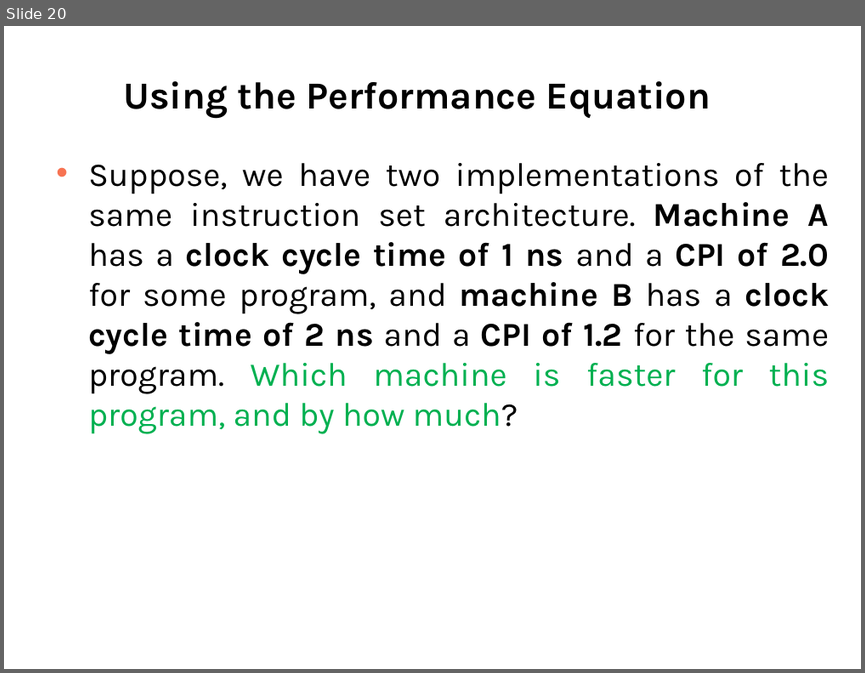
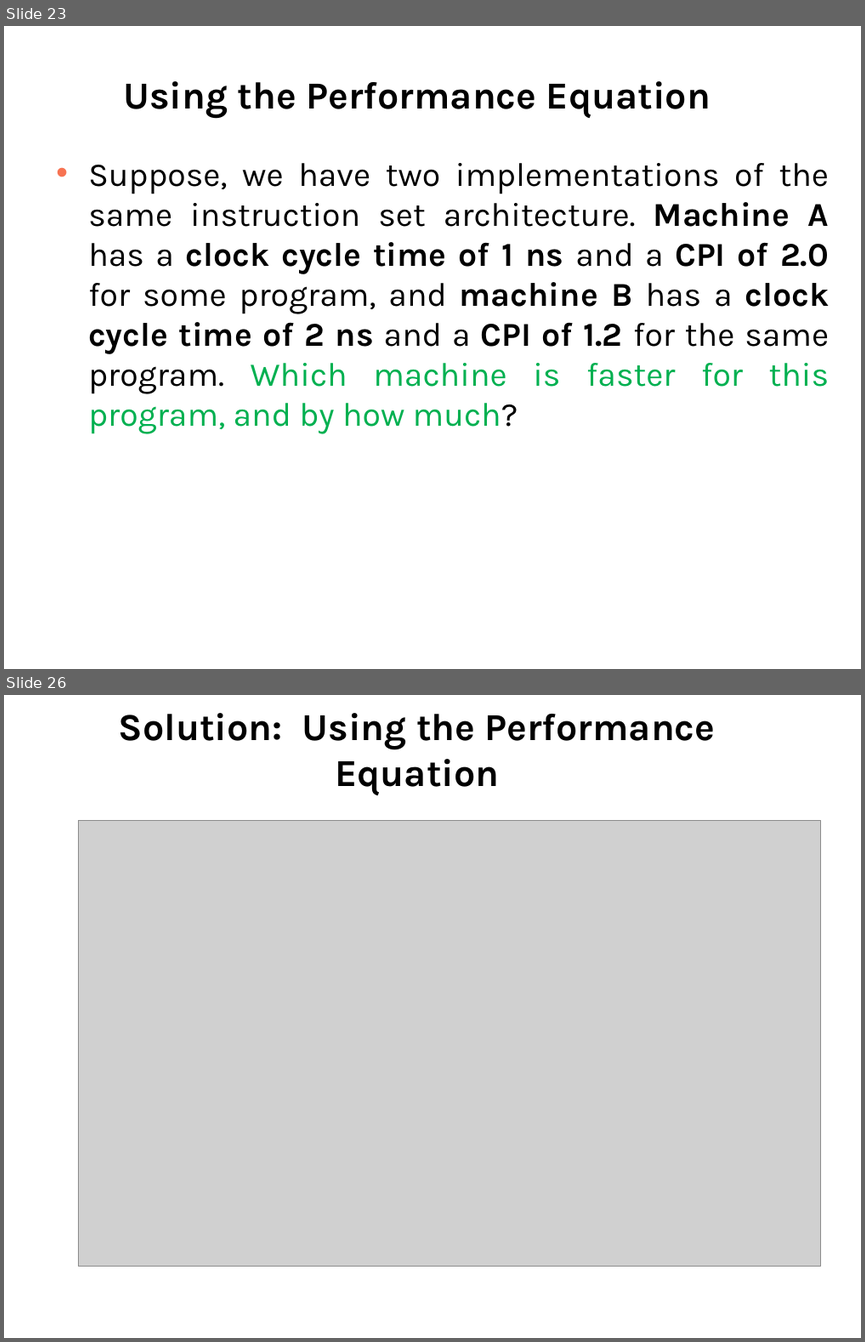
Before and after one commit to Syedshajib55/Computer-Architecture, a slide deck: CSE_213_L2.ppt. Shown one above the other, each under a label of ours: slide 20 before the commit, slides 23 and 26 after it; the slides between them are not shown. The pictures are 865x673 and 865x1342 pixels, drawn with LibreOffice and Linux fonts; fonts in the diff are those of the drawing; grey boxes stand for pictures. Boxes give left, top, right and bottom in pixels: in the first picture for what was removed or moved away, otherwise in the second. Text is boxed around its words. In the diff, an @@ line names an element or a change of style, - is before the commit and + after.

```diff
--- a/CSE_213_L2.ppt
+++ b/CSE_213_L2.ppt
@@ slide 26 added at [4,695,861,1338], background #FFFFFF @@
@@ title added at [119,713,715,795], 32 pt, text #000000, bold @@
+Solution: Using the Performance Equation
@@ picture added at [79,821,821,1266] @@
@@ what was slide 20 is now slide 23 @@
```
Also in this commit, not shown: 7 slides changed, 4 other slides added, 1 other file.
